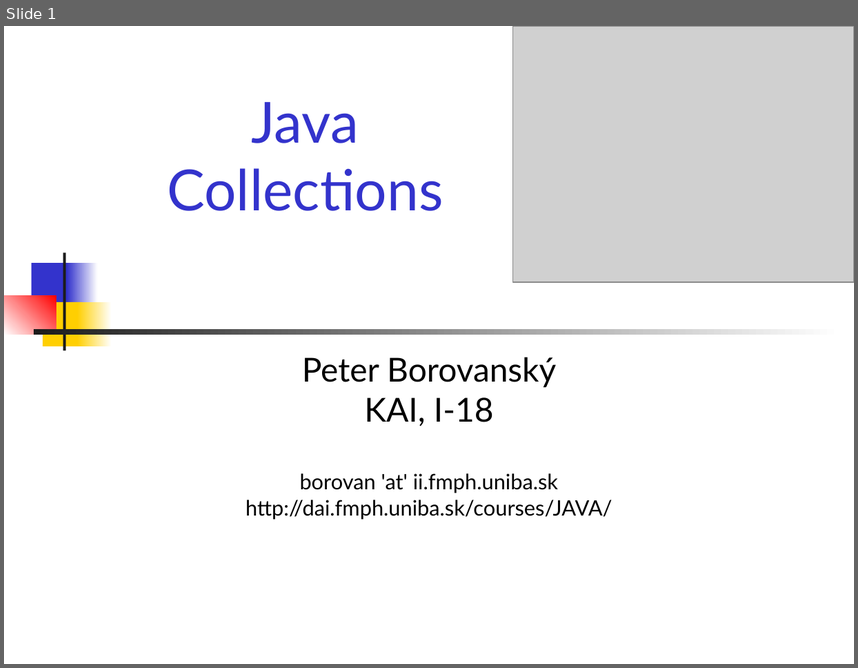
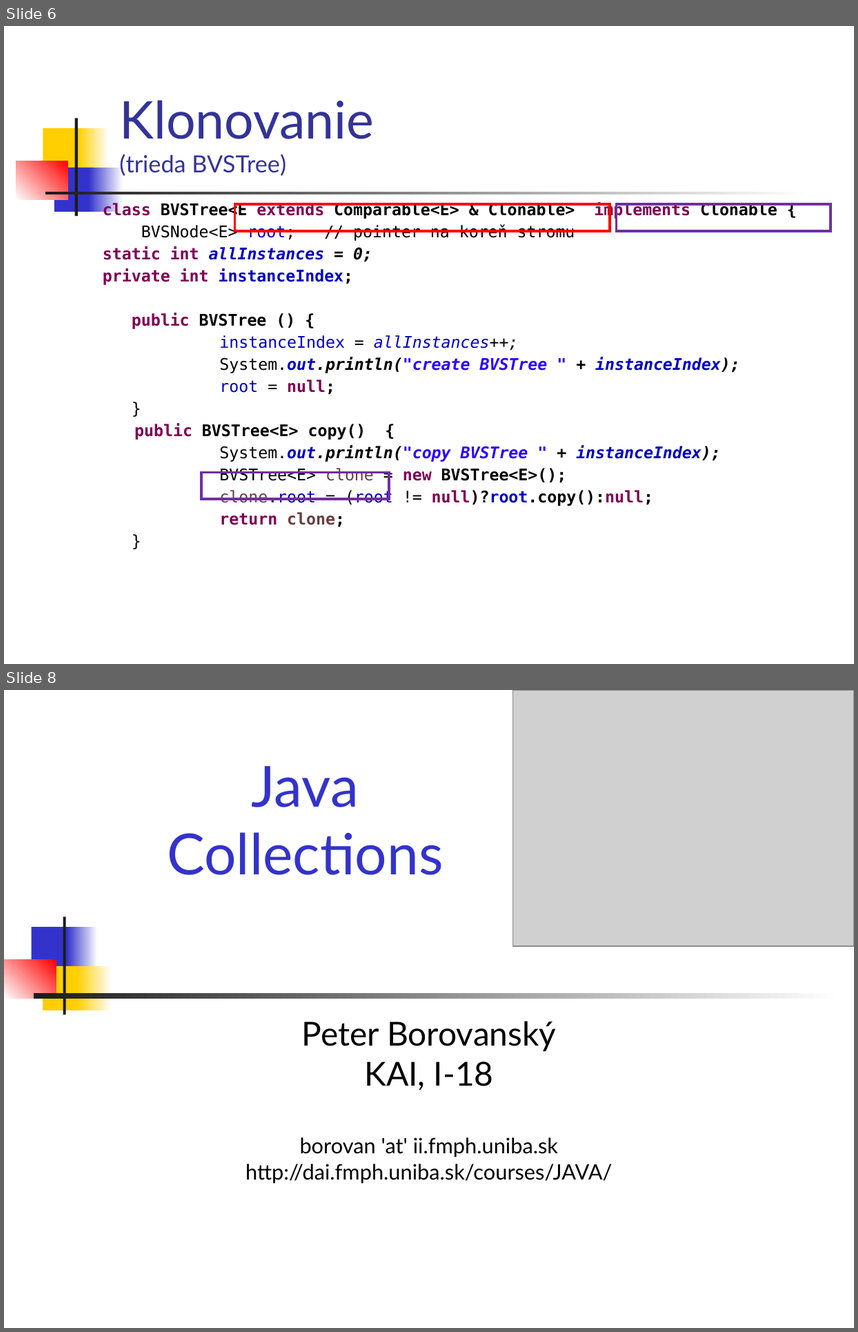
Before and after one commit to Programovanie4/Prednasky, a slide deck: 06/06_java.ppt. Shown one above the other, each under a label of ours: slide 1 before the commit, slides 6 and 8 after it; the slides between them are not shown. The pictures are 858x668 and 858x1332 pixels, drawn with LibreOffice and Linux fonts; fonts in the diff are those of the drawing; grey boxes stand for pictures. Boxes give left, top, right and bottom in pixels: in the first picture for what was removed or moved away, otherwise in the second. Text is boxed around its words. In the diff, an @@ line names an element or a change of style, - is before the commit and + after.

```diff
--- a/06/06_java.ppt
+++ b/06/06_java.ppt
@@ slide 6 added at box(4, 26, 854, 664), background #FFFFFF @@
@@ title added at box(119, 100, 374, 176), 20 pt, text #333399 @@
+Klonovanie
+(trieda BVSTree)
@@ rectangle added at box(43, 128, 84, 172), fill #FFCF01 @@
@@ rectangle added at box(74, 118, 77, 216), fill #1C1C1C @@
@@ rectangle added at box(79, 128, 110, 172), fill gradient #FFCF01 to #FFFFFF @@
@@ rectangle added at box(16, 161, 67, 199), fill gradient #FFFFFF to #FF0000 @@
@@ rectangle added at box(54, 167, 93, 212), fill #3333CC @@
@@ rectangle added at box(89, 167, 123, 212), fill gradient #3333CC to #FFFFFF @@
@@ rectangle added at box(45, 192, 810, 194), fill gradient #1C1C1C to #FFFFFF @@
@@ text added at box(103, 202, 740, 527), 13.6 pt, text #000000, bold @@
+class BVSTree<E extends Comparable<E> & Clonable> implements Clonable {
+BVSNode<E> root; // pointer na koreň stromu
+static int allInstances = 0;
+private int instanceIndex;
+public BVSTree () {
+instanceIndex = allInstances++;
+System.out.println("create BVSTree " + instanceIndex);
+root = null;
+}
+public BVSTree<E> copy() {
+System.out.println("copy BVSTree " + instanceIndex);
+BVSTree<E> clone = new BVSTree<E>();
+clone.root = (root != null)?root.copy():null;
+return clone;
+}
@@ rectangle added at box(235, 205, 610, 232), outline #FF0000 2.01 pt @@
@@ rectangle added at box(616, 205, 831, 232), outline #7030A0 2.01 pt @@
@@ rectangle added at box(201, 472, 389, 499), outline #7030A0 2.01 pt @@
@@ what was slide 1 is now slide 8 @@
```
Also in this commit, not shown: 7 slides changed, 6 other slides added, 3 other files.
